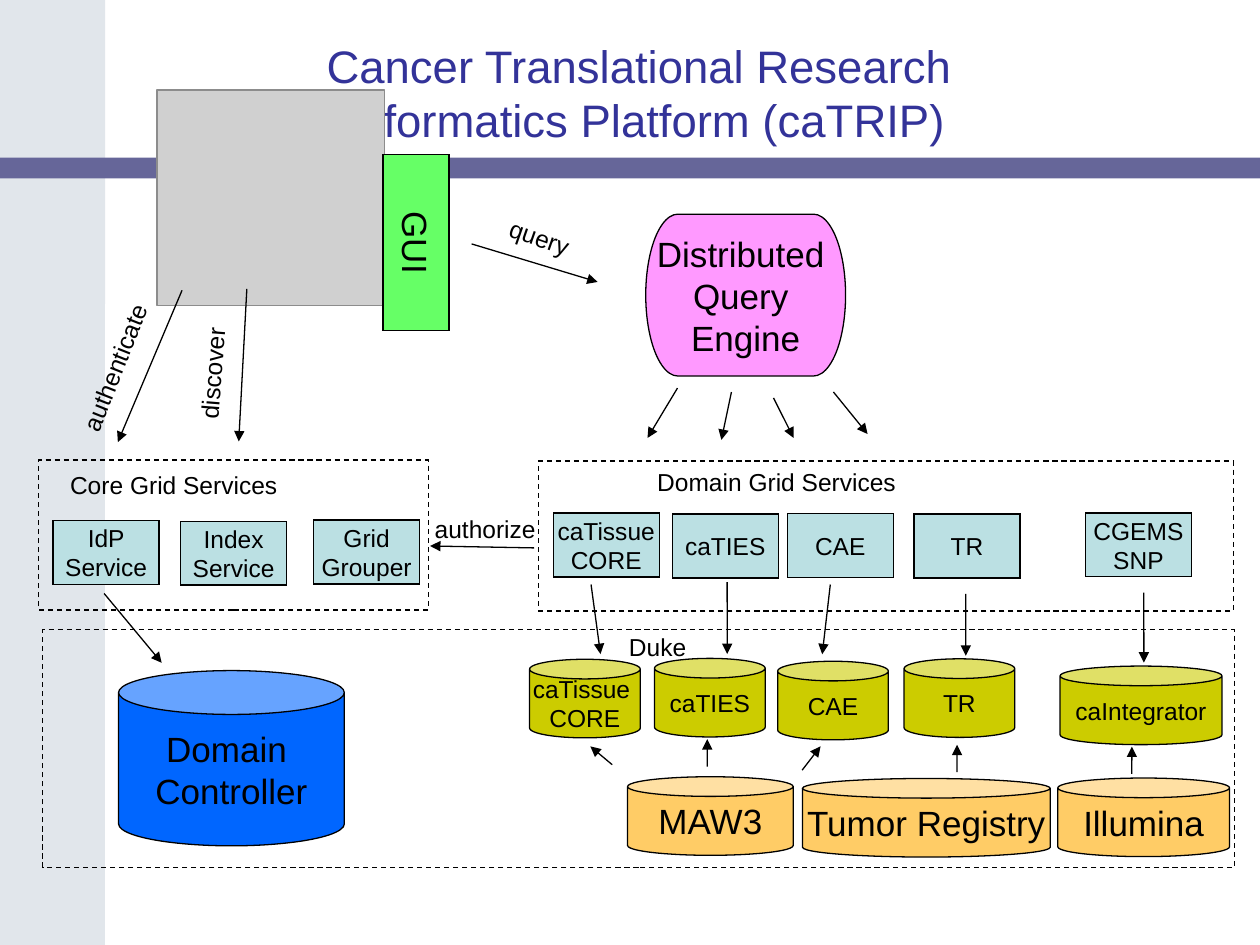
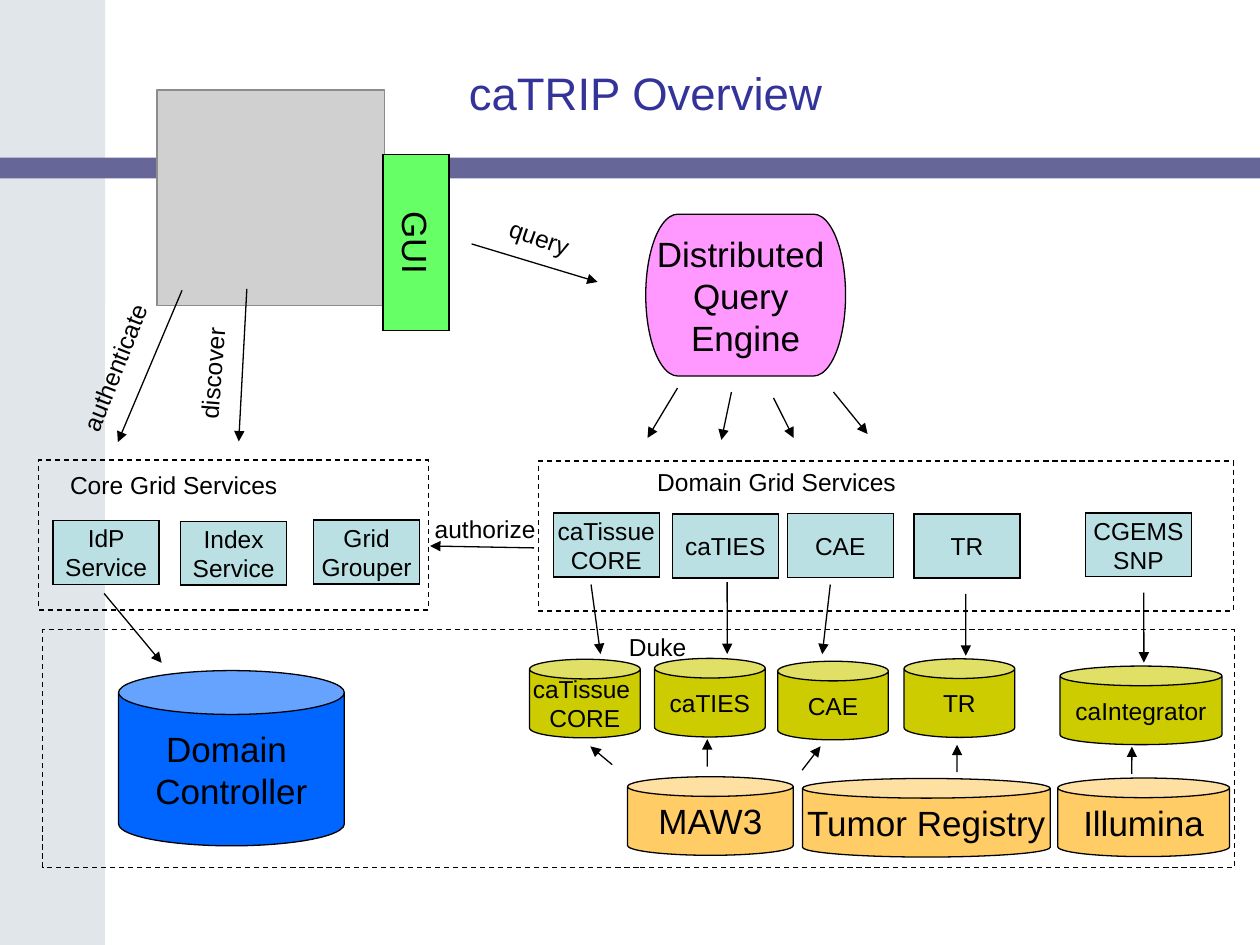
Before and after one commit to NCIP/catrip, a slide deck: slide 3 of catrip/documentation/presentations/internet2_2006_10_27/catrip_internet2_2006_10_27.ppt (slide 2 before the commit). Drawn at 1260x945 pixels with LibreOffice and Linux fonts; fonts in the diff are those of the drawing; grey boxes stand for pictures; background and template pictures are left out. Boxes give left, top, right and bottom in pixels: in the first picture for what was removed or moved away, otherwise in the second. Text is boxed around its words. In the diff, an @@ line names an element or a change of style, - is before the commit and + after.

Commit message:
added some text
SVN-Revision: 1040

```diff
--- a/catrip/documentation/presentations/internet2_2006_10_27/catrip_internet2_2006_10_27.ppt
+++ b/catrip/documentation/presentations/internet2_2006_10_27/catrip_internet2_2006_10_27.ppt
@@ title at box(469, 77, 822, 111): text changed @@
-Cancer Translational Research
-Informatics Platform (caTRIP)
+caTRIP Overview
```
Also in this commit, not shown: 1 slide added.
